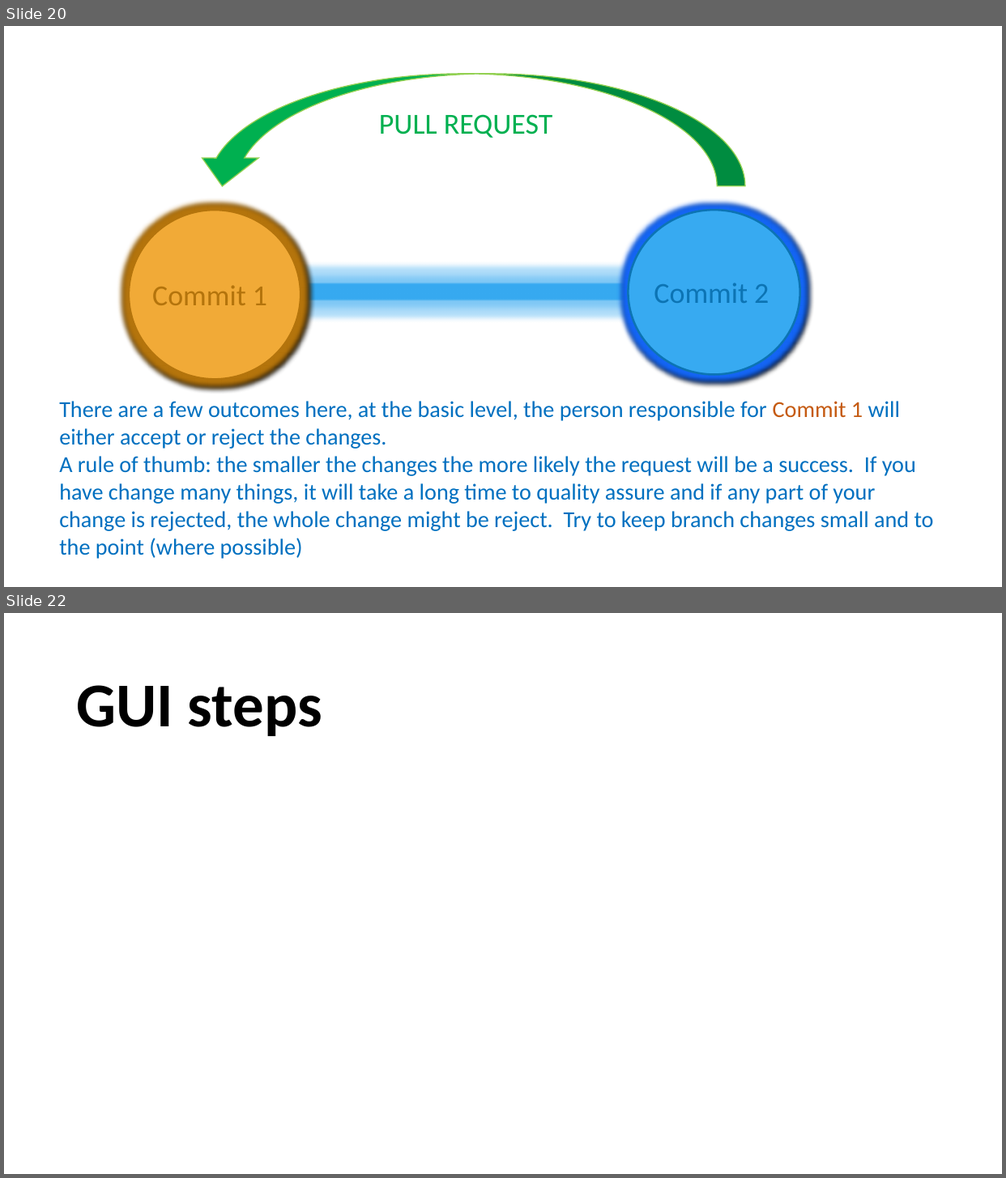
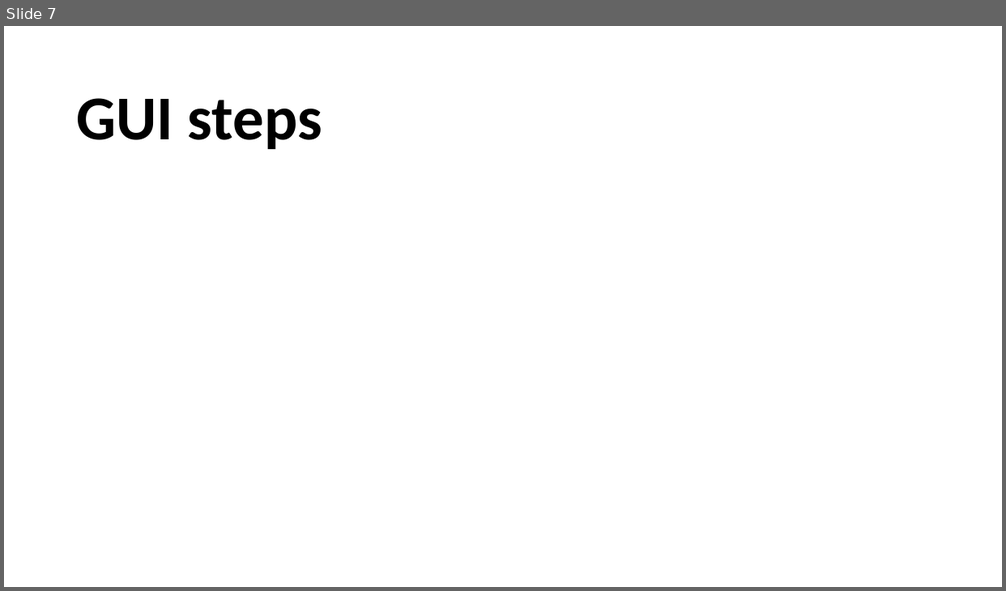
Before and after one commit to moj-analytical-services/intro_to_github_training, a slide deck: GitGitHub slides.pptx. Shown one above the other, each under a label of ours: slides 20 and 22 before the commit, slide 7 after it; the slides between them are not shown. The pictures are 1006x1178 and 1006x591 pixels, drawn with LibreOffice and Linux fonts; fonts in the diff are those of the drawing. Boxes give left, top, right and bottom in pixels: in the first picture for what was removed or moved away, otherwise in the second. Text is boxed around its words. In the diff, an @@ line names an element or a change of style, - is before the commit and + after.

```diff
--- a/GitGitHub slides.pptx
+++ b/GitGitHub slides.pptx
@@ slide 20 removed at box(4, 26, 1002, 587), background #FFFFFF @@
@@ curved down arrow removed at box(194, 74, 745, 186) @@
@@ text removed at box(379, 114, 553, 138) @@
-PULL REQUEST
@@ ellipse removed at box(129, 210, 301, 379) @@
@@ ellipse removed at box(629, 210, 800, 375) @@
@@ text removed at box(152, 285, 267, 305) @@
-Commit 1
@@ rectangle removed at box(288, 285, 639, 298) @@
@@ text removed at box(654, 284, 769, 303) @@
-Commit 2
@@ text removed at box(59, 401, 934, 559) @@
-There are a few outcomes here, at the basic level, the person responsible for Commit 1 will either accept or reject the changes.
-A rule of thumb: the smaller the changes the more likely the request will be a success. If you have change many things, it will take a long time to quality assure and if any part of your change is rejected, the whole change might be reject. Try to keep branch changes small and to the point (where possible)
@@ what was slide 22 is now slide 7 @@
```
Also in this commit, not shown: 14 other slides removed.
